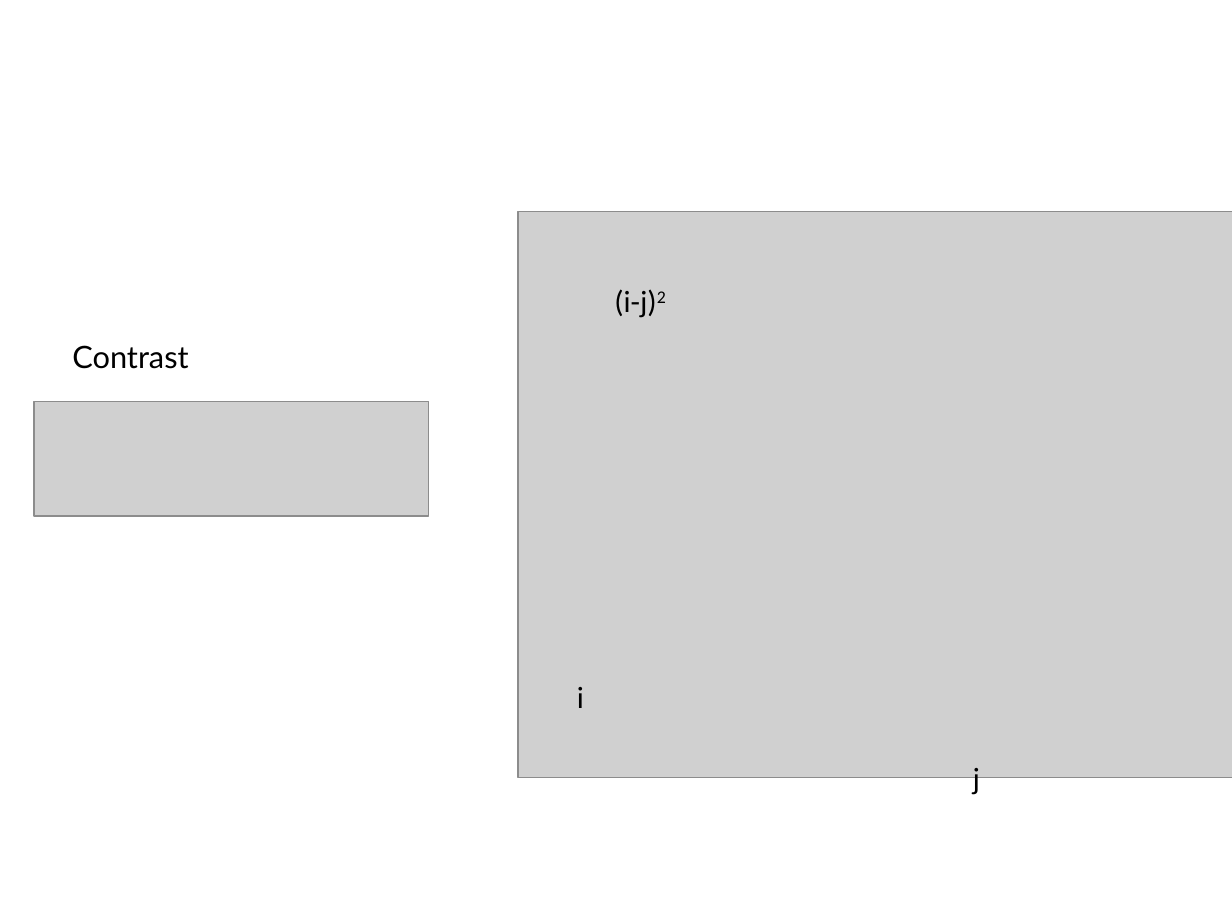
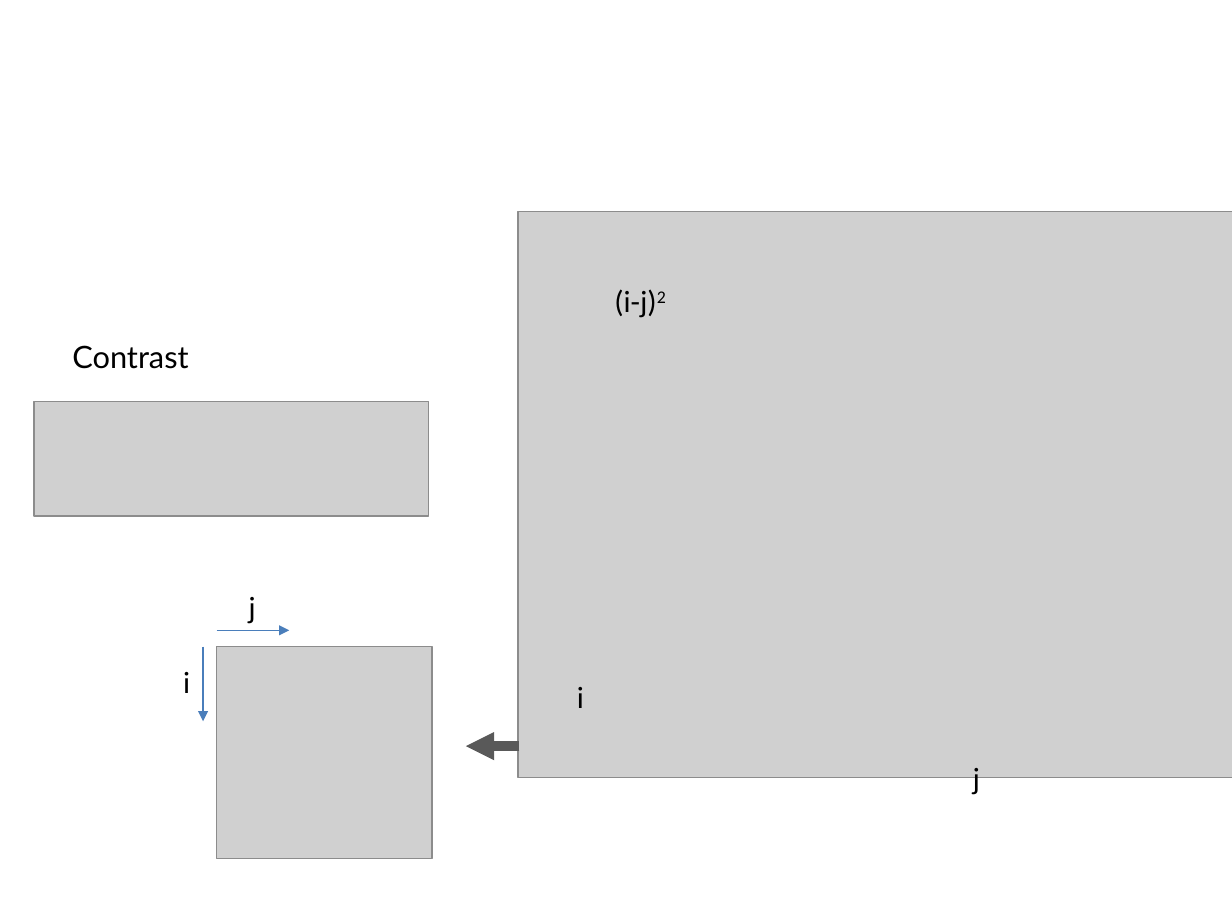
Before and after one commit to domingomery/patrones, a slide deck: slide 30 of clases/Cap02_Extraccion_de_Caracteristicas/presentations/PAT02_HaralickTexture.pptx. Drawn at 1232x924 pixels with LibreOffice and Linux fonts; fonts in the diff are those of the drawing; grey boxes stand for pictures. Boxes give left, top, right and bottom in pixels: in the first picture for what was removed or moved away, otherwise in the second. Text is boxed around its words. In the diff, an @@ line names an element or a change of style, - is before the commit and + after.

```diff
--- a/clases/Cap02_Extraccion_de_Caracteristicas/presentations/PAT02_HaralickTexture.pptx
+++ b/clases/Cap02_Extraccion_de_Caracteristicas/presentations/PAT02_HaralickTexture.pptx
@@ group added at (183, 597, 520, 859): 3 arrows, 2 texts, 1 picture @@
+j
+i
```
Also in this commit, not shown: 7 other slides changed, 10 other files.
